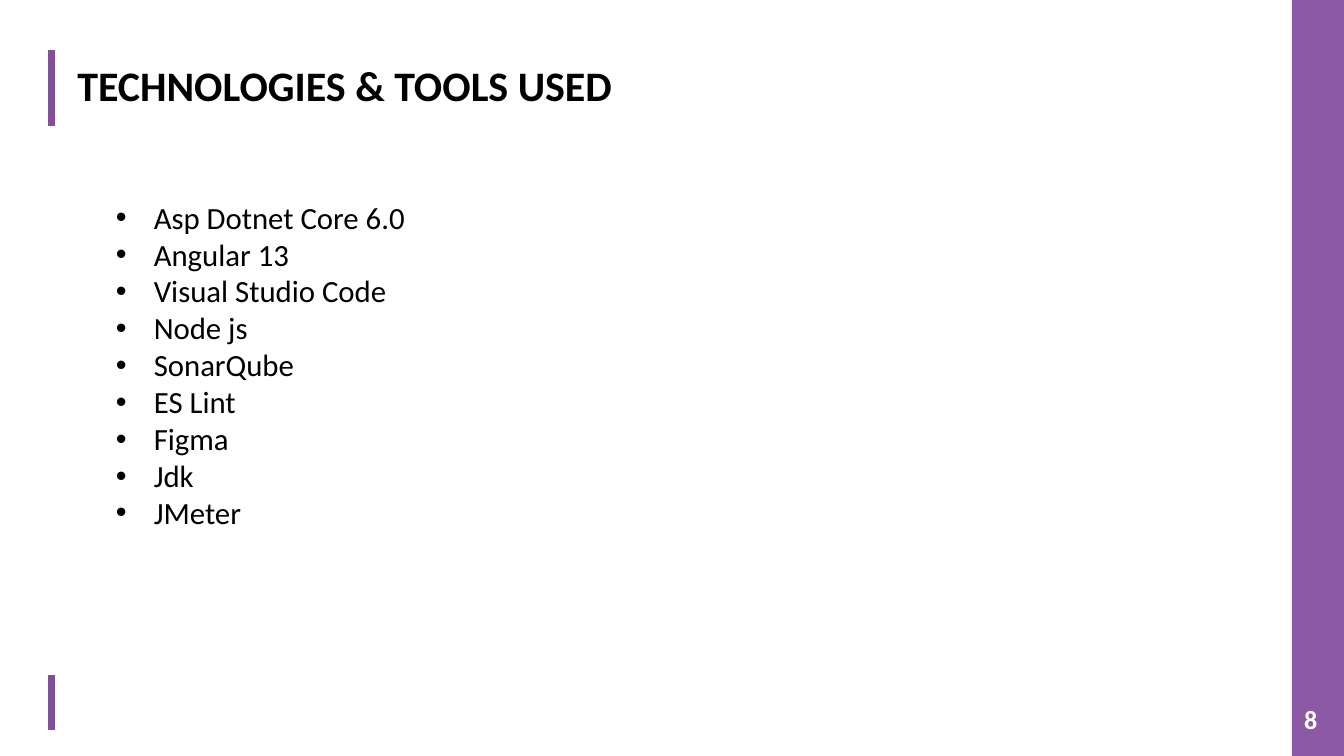
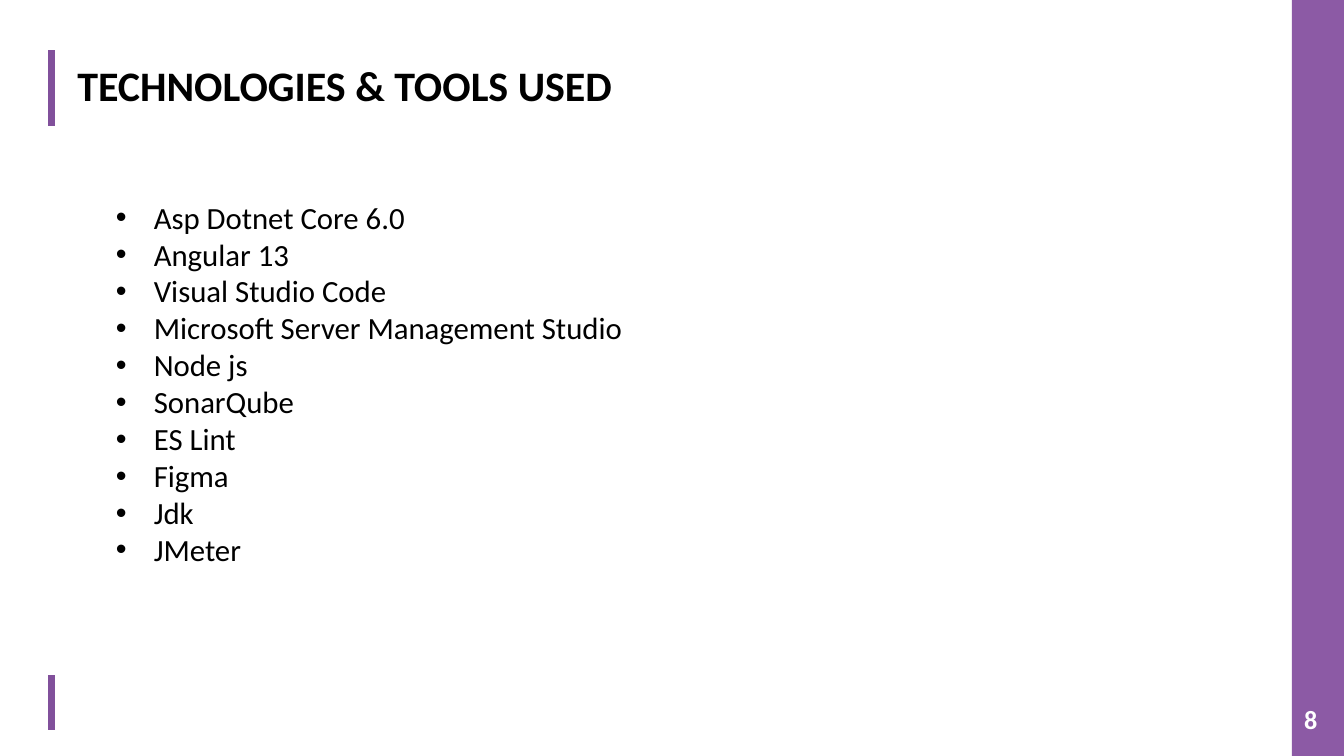
Before and after one commit to TeamAlpha01/Project, a slide deck: slide 8 of Demo PPT/IMS PPT.pptx. Drawn at 1344x756 pixels with LibreOffice and Linux fonts; fonts in the diff are those of the drawing; background and template pictures are left out. Boxes give left, top, right and bottom in pixels: in the first picture for what was removed or moved away, otherwise in the second. Text is boxed around its words. In the diff, an @@ line names an element or a change of style, - is before the commit and + after.

```diff
--- a/Demo PPT/IMS PPT.pptx
+++ b/Demo PPT/IMS PPT.pptx
@@ text at bbox=[154, 317, 622, 345]: paragraph added @@
+• Microsoft Server Management Studio
```
Also in this commit, not shown: 2 other slides changed.
